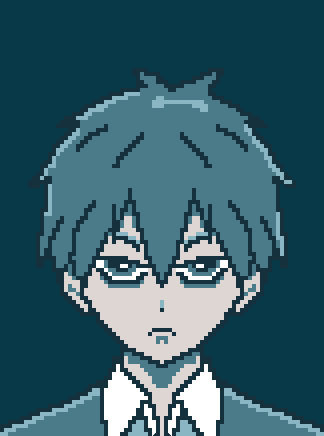
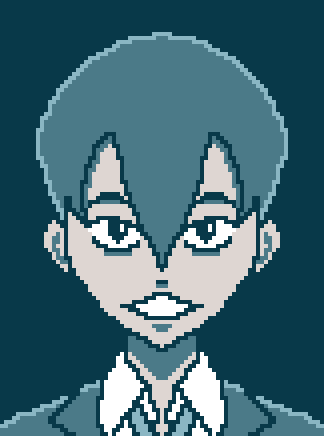
Layered file, before and after one edit (324×436). Changes by layer:
renamed "Character_01_1" to "Character_31_1", painted on it over (0, 32, 324, 436)